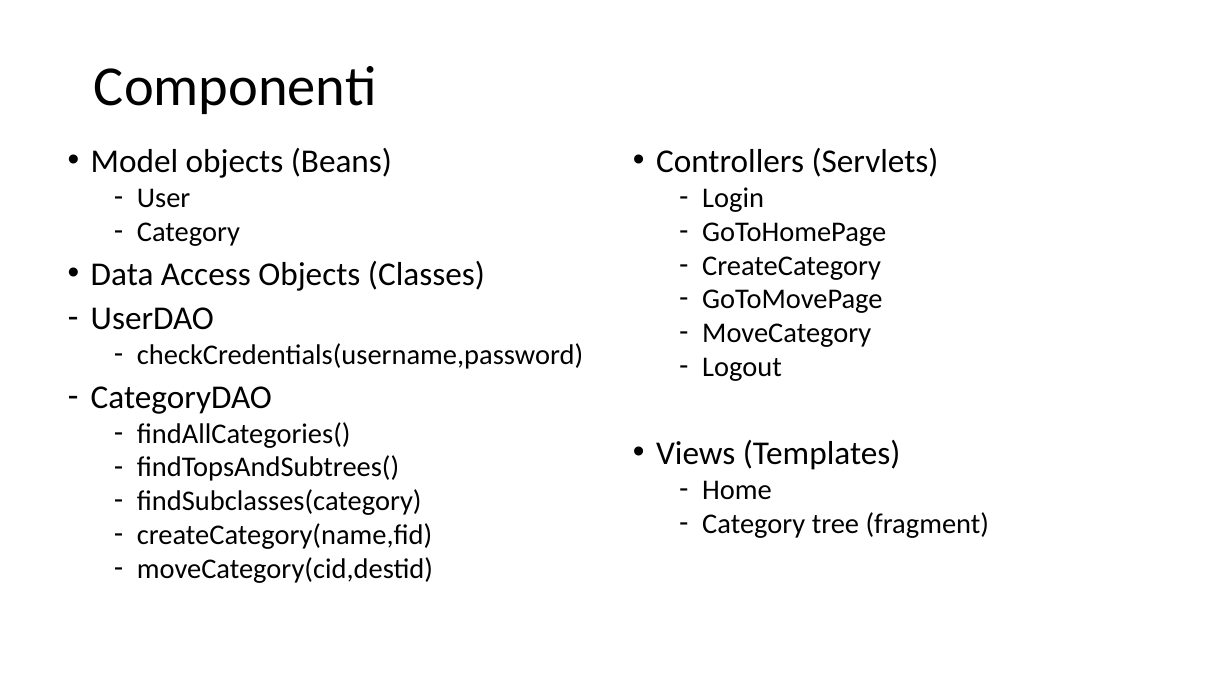
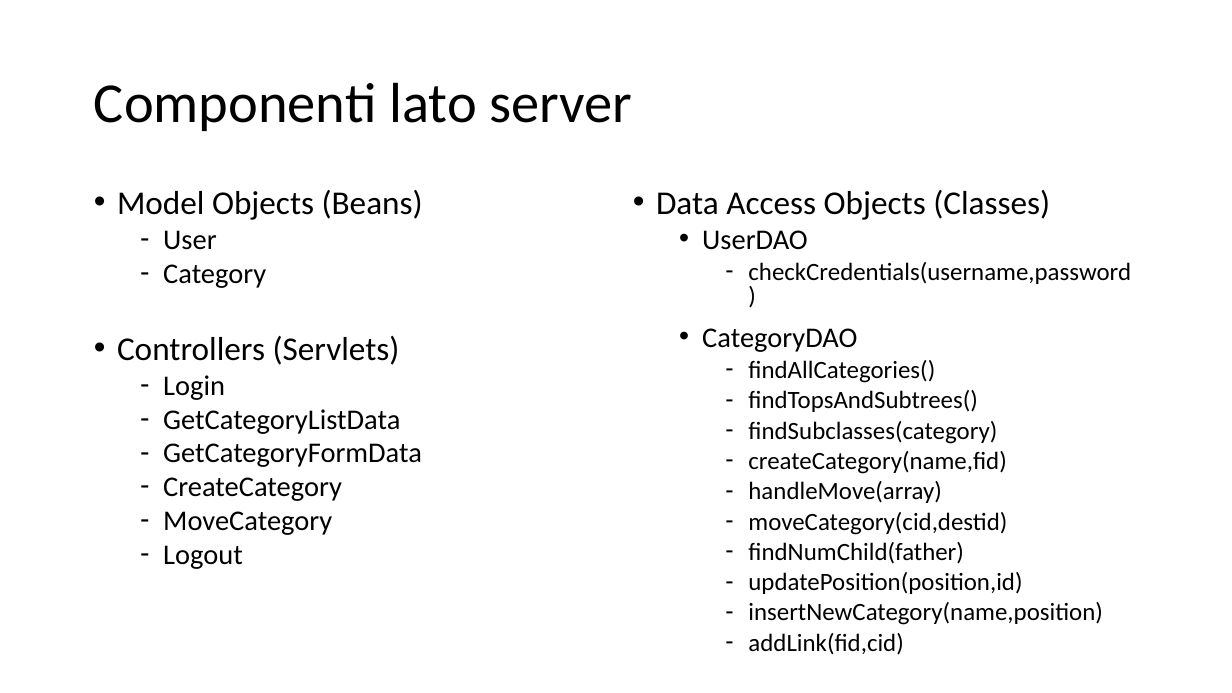
Before and after one commit to Trixyz28/TIW-ImgCatalog-RIA, a slide deck: slide 15 of Documents/ImgCatalogRIA.pptx (slide 14 before the commit). Drawn at 1232x693 pixels with LibreOffice and Linux fonts; fonts in the diff are those of the drawing. Boxes give left, top, right and bottom in pixels: in the first picture for what was removed or moved away, otherwise in the second. Text is boxed around its words. In the diff, an @@ line names an element or a change of style, - is before the commit and + after.

```diff
--- a/Documents/ImgCatalogRIA.pptx
+++ b/Documents/ImgCatalogRIA.pptx
@@ title at bbox=[94, 82, 633, 131]: text changed @@
-Componenti
+Componenti lato server
@@ text removed at bbox=[656, 148, 989, 538] @@
-• Controllers (Servlets)
-  – Login
-  – GoToHomePage
-  – CreateCategory
-  – GoToMovePage
-  – MoveCategory
-  – Logout
-• Views (Templates)
-  – Home
-  – Category tree (fragment)
@@ text "Model Objects (Beans)": place and size @@
-text "Model Objects (Beans)" at bbox=[91, 148, 583, 583]
+text "Model Objects (Beans)" at bbox=[117, 190, 423, 569]
@@ text at bbox=[117, 190, 423, 220]: text changed @@
-• Model objects (Beans)
+• Model Objects (Beans)
@@ text added at bbox=[656, 190, 1131, 655], 19.4 pt, text #000000 @@
+• Data Access Objects (Classes)
+  • UserDAO
+    – checkCredentials(username,password)
+  • CategoryDAO
+    – findAllCategories()
+    – findTopsAndSubtrees()
+    – findSubclasses(category)
+    – createCategory(name,fid)
+    – handleMove(array)
+    – moveCategory(cid,destid)
+    – findNumChild(father)
+    – updatePosition(position,id)
+    – insertNewCategory(name,position)
+    – addLink(fid,cid)
@@ text at bbox=[117, 336, 422, 569]: text changed @@
-• Data Access Objects (Classes)
-– UserDAO
-  – checkCredentials(username,password)
-– CategoryDAO
-  – findAllCategories()
-  – findTopsAndSubtrees()
-  – findSubclasses(category)
-  – createCategory(name,fid)
-  – moveCategory(cid,destid)
+• Controllers (Servlets)
+  – Login
+  – GetCategoryListData
+  – GetCategoryFormData
+  – CreateCategory
+  – MoveCategory
+  – Logout
```
Also in this commit, not shown: 6 other slides changed, 10 slides added, 5 slides removed, 7 other files.
